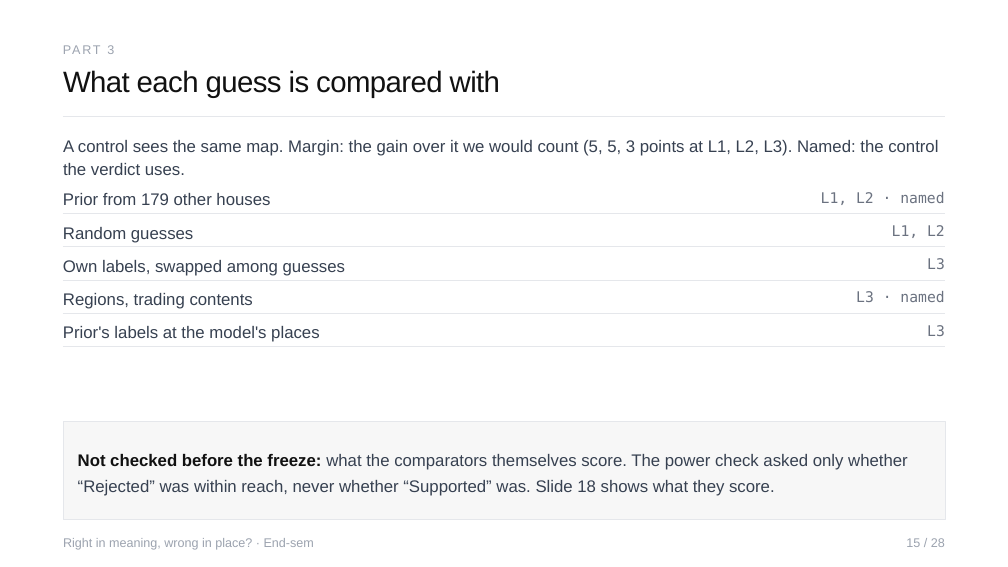
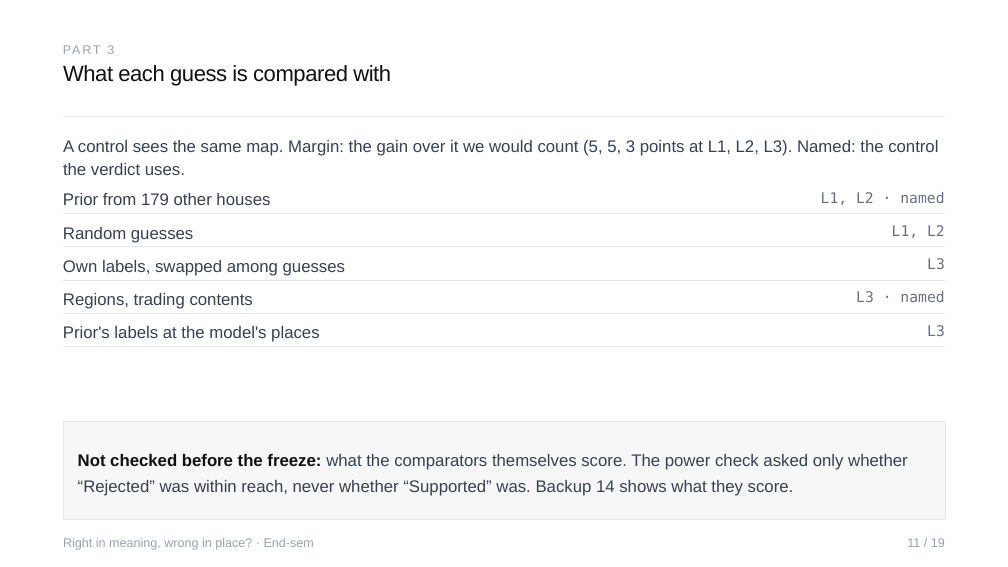
Before and after one commit to Sher110106/validity-aware-active-semantic-exploration, a slide deck: slide 11 of docs/endsem_2026-11/ASP_Endsem.pptx (slide 15 before the commit). Drawn at 1008x567 pixels with LibreOffice and Linux fonts; fonts in the diff are those of the drawing. Boxes give left, top, right and bottom in pixels: in the first picture for what was removed or moved away, otherwise in the second. Text is boxed around its words. In the diff, an @@ line names an element or a change of style, - is before the commit and + after.

```diff
--- a/docs/endsem_2026-11/ASP_Endsem.pptx
+++ b/docs/endsem_2026-11/ASP_Endsem.pptx
@@ text "What each guess is compared ..." at [63, 65, 391, 86]: size 28 to 21 pt, letter spacing -0.6 to -0.4 pt; line spacing 32.2pt to 23.1pt @@
@@ text in rectangle at [78, 454, 908, 496]: text changed @@
-Not checked before the freeze: what the comparators themselves score. The power check asked only whether “Rejected” was within reach, never whether “Supported” was. Slide 18 shows what they score.
+Not checked before the freeze: what the comparators themselves score. The power check asked only whether “Rejected” was within reach, never whether “Supported” was. Backup 14 shows what they score.
@@ text at [907, 538, 945, 547]: text changed @@
-15 / 28
+11 / 19
```
Also in this commit, not shown: 33 other slides changed, 2 slides added, 2 slides removed, 8 other files.
